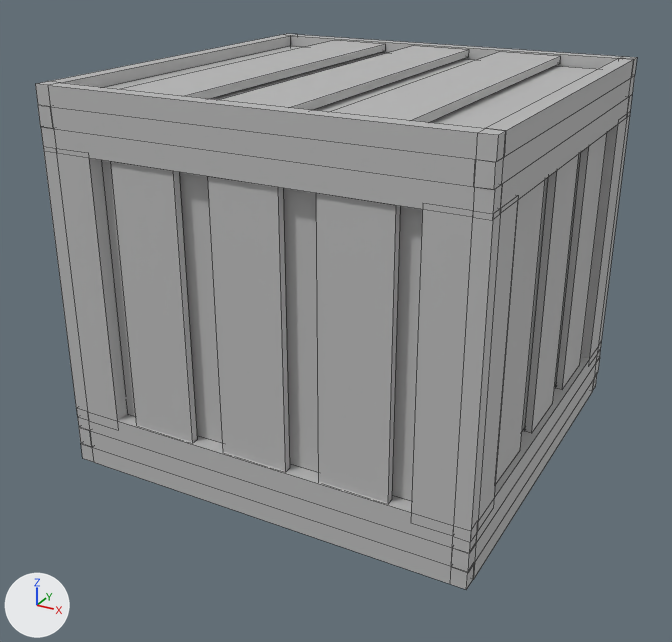
A saved change to the FBX model Kitsune Defense/Assets/3Ds/Cenario/caixa.fbx.
Camera for both pictures: a camera (50 mm lens) standing at (1.094, -2.121, 1.36) and looking at (-0.027, -0.083, 0.342). Every picture has the same lights, and +X, +Y and +Z are marked at lower left. Mesh edges are drawn as thin lines. Vertices at the same position are counted once.

In view in the first picture: 'Madeira_33'.
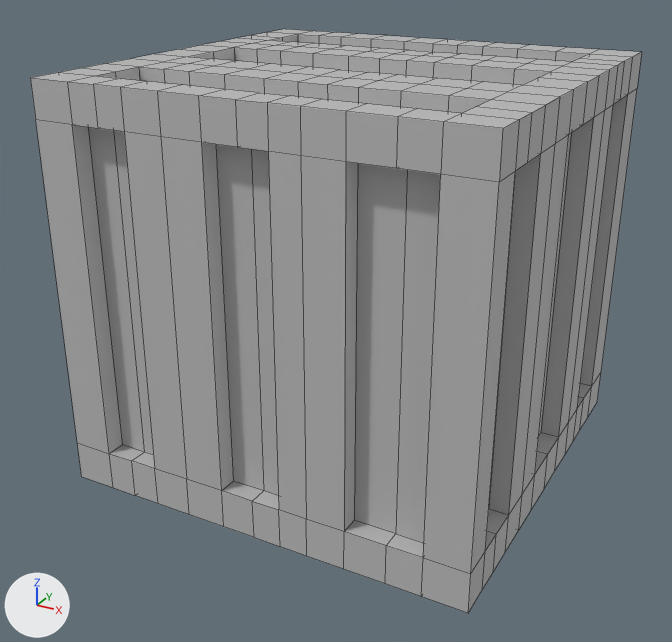
Scene script edits in JSON lines:
```json
{"block": "me_mesh", "where": "# used by ob_madeira_33; location = (0.0, 0.0, 0.501); rotation_euler = (1.571, 0.0, 0.0), in degrees (90, 0, 0); scale = (0.01, 0.01, 0.01)"}
{"op": "remove", "block": "me_mesh", "code": "me_mesh.from_pydata(...)  # 435 vertices, 378 faces; spans x -55.7..55.7, y -50.0..50.0, z -55.0..55.0"}
{"op": "add", "block": "me_mesh", "code": "me_mesh.from_pydata(...)  # 650 vertices, 648 faces; spans x -0.5..0.5, y -0.5..0.5, z -0.5..0.5"}
{"block": "me_mesh", "change": "me_mesh part 1: 27 loose pieces with 427 vertices, spanning x -55.7..55.7, y -50.0..50.0, z -55.0..55.0, are deleted"}
{"block": "me_mesh", "change": "me_mesh part 2: 8 vertices removed from x -51.6..51.7, y -47.5..46.9, z -49.9..51.2; 650 vertices added at x -0.5..0.5, y -0.5..0.5, z -0.5..0.5"}
{"op": "set", "path": "ob_madeira_33.location", "old": "(0.0, 0.0, 0.501)", "new": "(0.0, 0.0, 0.479)"}
{"op": "set", "path": "ob_madeira_33.scale", "old": "(0.01, 0.01, 0.01)", "new": "(1.13, 1.07, 1.11)"}
```

Changed parts and their boxes [x1, y1, x2, y2] in the pictures (672 x 642 px):
```json
{"object": "Madeira_33", "change": "reshaped, moved, rescaled", "before": [35, 34, 637, 590], "after": [30, 29, 642, 613]}
{"part": 1, "of": "me_mesh", "change": "deleted", "before": [35, 34, 637, 590]}
{"part": 2, "of": "me_mesh", "change": "built on", "before": [100, 46, 597, 501], "after": [30, 29, 642, 613]}
```
